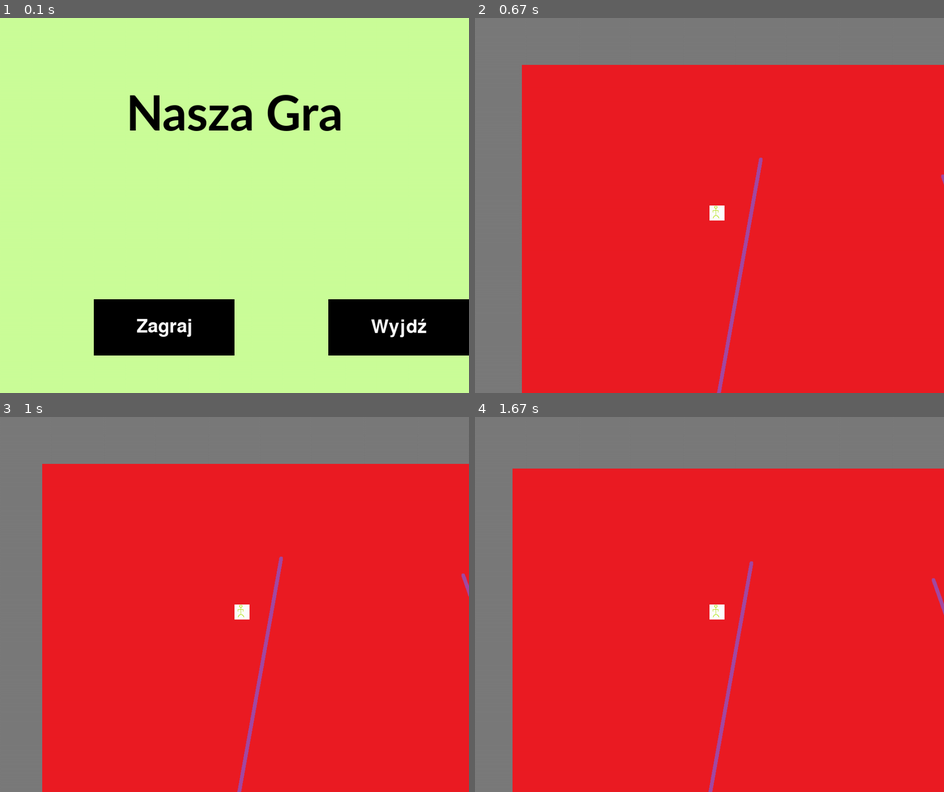
Above: before the commit, frames 1-4 (two rows, left to right).
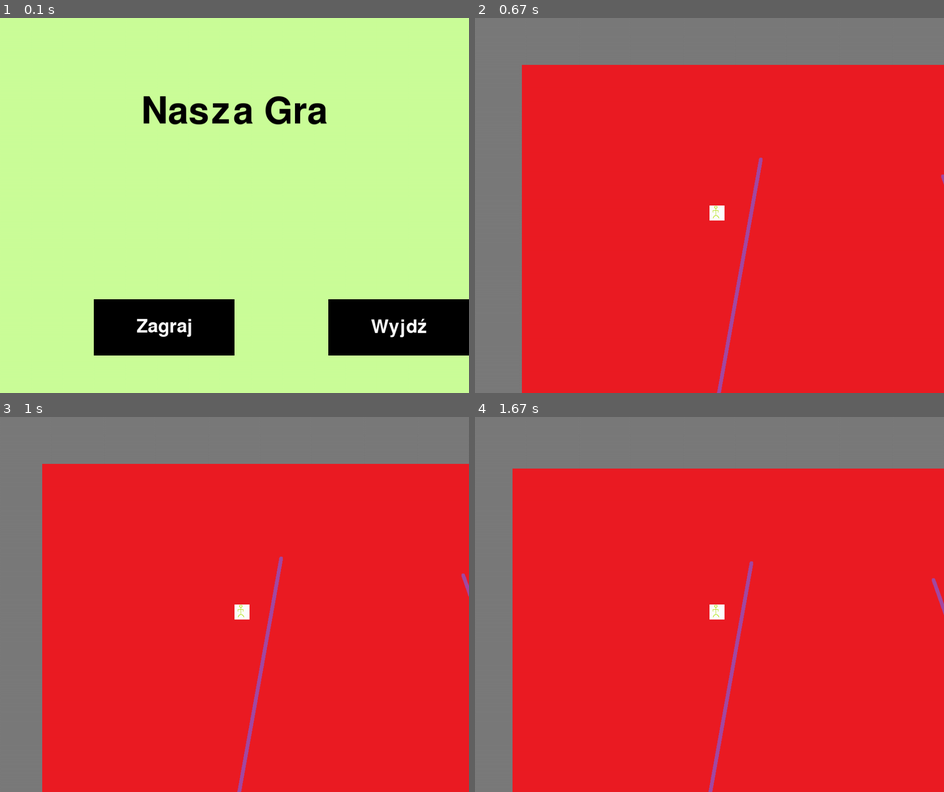
Above: after the commit, the same moments.

Repository: AGH-Narzedzia-Informatyczne-2020-2021/PyGame
Game: pygame game, started from nasza_gra/main.py
Two runs of this game, one before a commit and one after it. Both use one fixed random seed, a clock stepped at 60 frames per second and the inputs below.
Inputs (mouse positions are in pixels of both pictures, inside the frame that each line leads up to):
- Up to frame 1 (0.1 s): no input
- Up to frame 2 (0.67 s): click "Zagraj" at 0.42 s
- Up to frame 3 (1 s): hold Right from 0.67 s (still down); move the mouse to (234, 630) at 0.7 s
- Up to frame 4 (1.67 s): release Right at 1.13 s; hold Up 1.17-1.47 s; hold Right from 1.5 s (still down)

The runs differ from the first frame. In frame 1, 2.1% of the frame differs, in the area x 27-73%, y 20-31%; in frame 2, nothing differs; in frame 3, nothing differs; in frame 4, nothing differs.

Commit message:
Update main.py

Diff:
--- a/nasza_gra/main.py
+++ b/nasza_gra/main.py
@@ -15,6 +15,7 @@
 grafiki = os.path.dirname(__file__)
 player_test_png = os.path.join(grafiki, 'grafiki\player_test.png')
 map_dont_ask_png = os.path.join(grafiki, 'grafiki\map_dont_ask.png')
+m_font= os.path.join(grafiki, 'grafiki\'PixelEmulator-xq08.ttf')
 
 # OKNO GRY
 SCREEN = pygame.display.set_mode((WINDOW_WIDTH, WINDOW_HEIGHT))
@@ -78,7 +79,7 @@
         for event in pygame.event.get():
             whether_exit(event)
         SCREEN.fill(BACKGROUND_COLOR)  # kolor okna gry
-        largeText = pygame.font.SysFont('Calibri', 115, bold=1 )
+        largeText = pygame.font.Font(m_font, 115)
         TextSurf, TextRect = text_objects("Nasza Gra", largeText, BLACK)  #zmienić nazwę jak już wymyślimy
         TextRect.center = ((WINDOW_WIDTH / 2), (WINDOW_HEIGHT-600))
         SCREEN.blit(TextSurf, TextRect)
